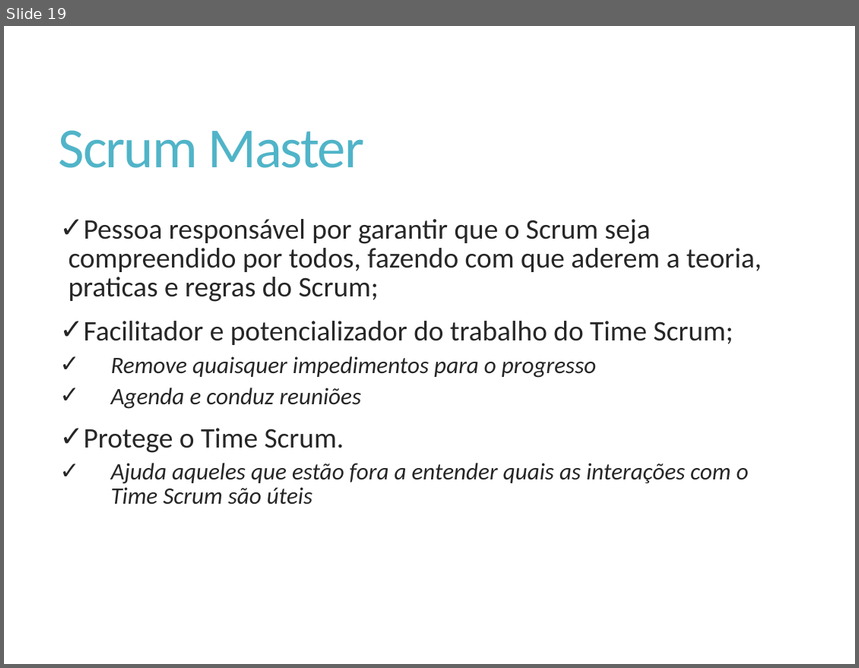
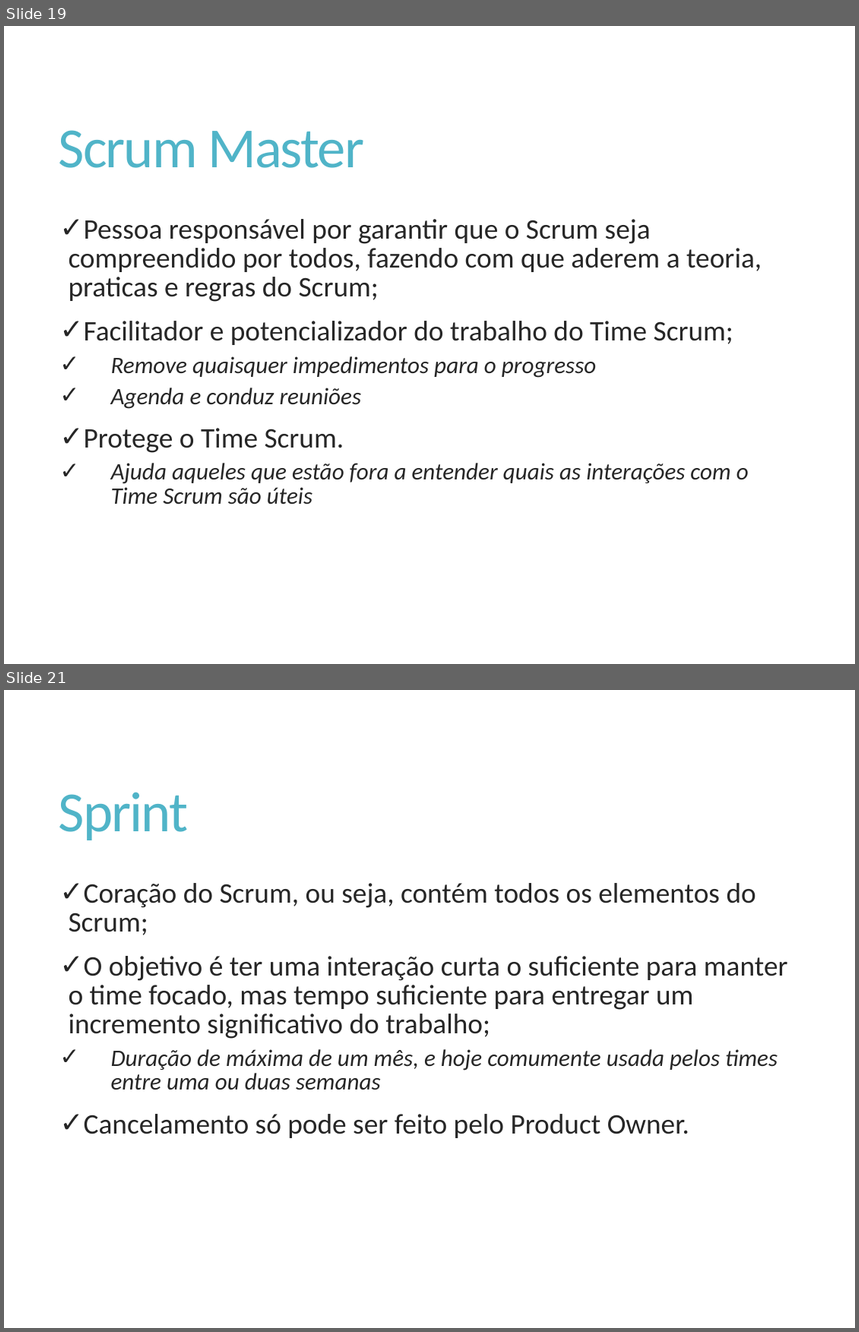
Before and after one commit to Elton-Garbin/TCC-2016, a slide deck: StartIdea/StartIdea.Docs/Apresentacao.pptx. Shown one above the other, each under a label of ours: slide 19 before the commit, slides 19 and 21 after it; the slides between them are not shown. The pictures are 859x668 and 859x1332 pixels, drawn with LibreOffice and Linux fonts; fonts in the diff are those of the drawing. Boxes give left, top, right and bottom in pixels: in the first picture for what was removed or moved away, otherwise in the second. Text is boxed around its words. In the diff, an @@ line names an element or a change of style, - is before the commit and + after.

Commit message:
Eventos Scrum

```diff
--- a/StartIdea/StartIdea.Docs/Apresentacao.pptx
+++ b/StartIdea/StartIdea.Docs/Apresentacao.pptx
@@ slide 21 added at <box>4,690,855,1328</box>, background #FFFFFF @@
@@ title added at <box>59,792,189,840</box>, 48 pt, text #50B4C8 @@
+Sprint
@@ text added at <box>69,883,788,1138</box>, 24 pt, text #262626 @@
+✓ Coração do Scrum, ou seja, contém todos os elementos do Scrum;
+✓ O objetivo é ter uma interação curta o suficiente para manter o time focado, mas tempo suficiente para entregar um incremento significativo do trabalho;
+    ✓ Duração de máxima de um mês, e hoje comumente usada pelos times entre uma ou duas semanas
+✓ Cancelamento só pode ser feito pelo Product Owner.
```
Also in this commit, not shown: 1 slide changed, 5 other slides added, 1 slide removed.
